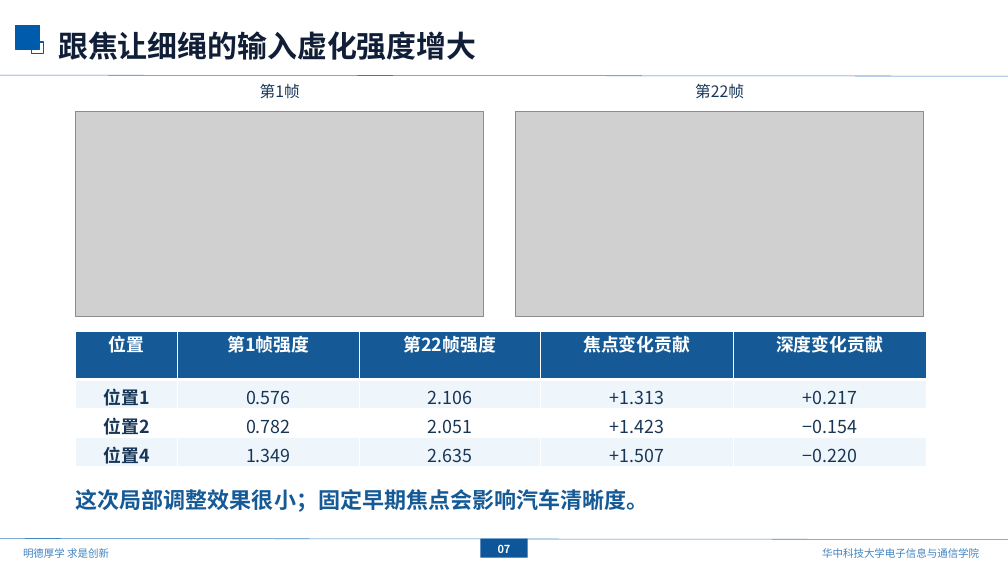
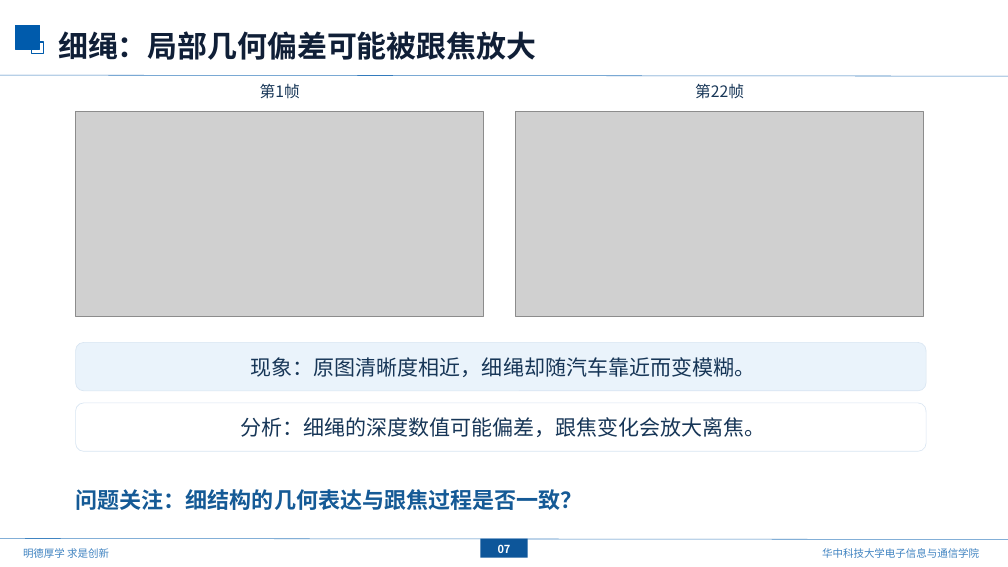
Before and after one commit to mengmcy1/OPPO-depth-guided-video-bokeh, a slide deck: slide 8 of 汇报/2026-10-16_基线更新与ATB分析/基线更新与ATB分析_1016.pptx. Drawn at 1008x567 pixels with LibreOffice and Linux fonts; fonts in the diff are those of the drawing; grey boxes stand for pictures; background and template pictures are left out. Boxes give left, top, right and bottom in pixels: in the first picture for what was removed or moved away, otherwise in the second. Text is boxed around its words. In the diff, an @@ line names an element or a change of style, - is before the commit and + after.

```diff
--- a/汇报/2026-10-16_基线更新与ATB分析/基线更新与ATB分析_1016.pptx
+++ b/汇报/2026-10-16_基线更新与ATB分析/基线更新与ATB分析_1016.pptx
@@ text at [58,31,536,60]: text changed @@
-跟焦让细绳的输入虚化强度增大
+细绳：局部几何偏差可能被跟焦放大
@@ table removed at [76,331,926,468], 4 rows, 5 columns @@
-位置 | 第1帧强度 | 第22帧强度 | 焦点变化贡献 | 深度变化贡献
-位置1 | 0.576 | 2.106 | +1.313 | +0.217
-位置2 | 0.782 | 2.051 | +1.423 | −0.154
-位置4 | 1.349 | 2.635 | +1.507 | −0.220
@@ rounded rectangle added at [76,343,926,391], fill #EAF3FB, outline #D8E5F2 0.6 pt, 20 pt, text #173657 @@
+现象：原图清晰度相近，细绳却随汽车靠近而变模糊。
@@ rounded rectangle added at [76,403,926,451], fill #FFFFFF, outline #D8E5F2 0.6 pt, 20 pt, text #173657 @@
+分析：细绳的深度数值可能偏差，跟焦变化会放大离焦。
@@ text at [76,489,583,510]: text changed @@
-这次局部调整效果很小；固定早期焦点会影响汽车清晰度。
+问题关注：细结构的几何表达与跟焦过程是否一致？
```
Also in this commit, not shown: 5 other slides changed, 2 other files.
